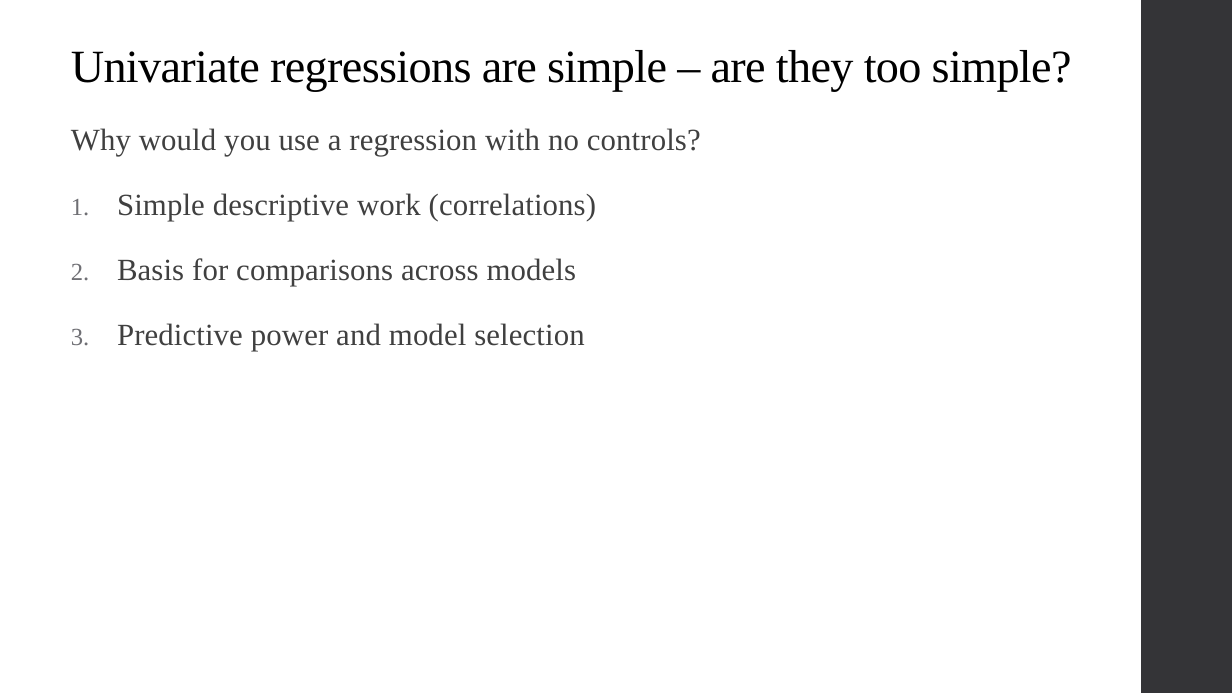
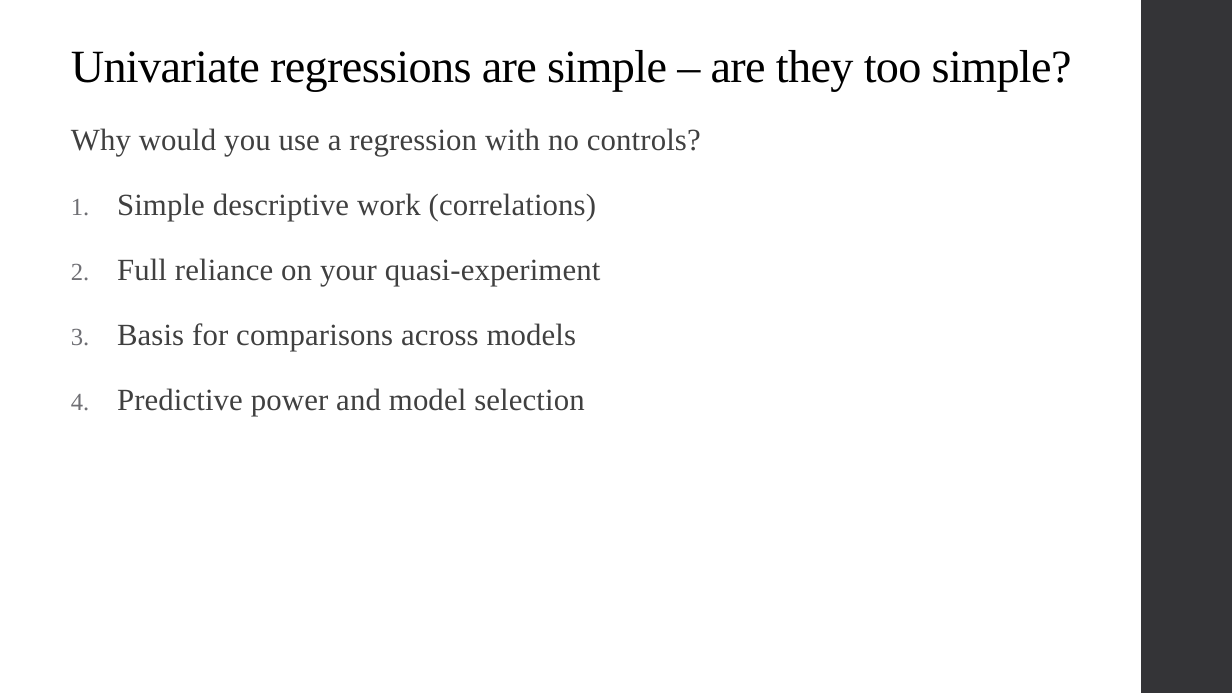
Before and after one commit to alex-hoagland/HAD5744, a slide deck: slide 43 of Lecture02_UnivariateOLS/Lecture2_OLS.pptx. Drawn at 1232x693 pixels with LibreOffice and Linux fonts; fonts in the diff are those of the drawing. Boxes give left, top, right and bottom in pixels: in the first picture for what was removed or moved away, otherwise in the second. Text is boxed around its words. In the diff, an @@ line names an element or a change of style, - is before the commit and + after.

```diff
--- a/Lecture02_UnivariateOLS/Lecture2_OLS.pptx
+++ b/Lecture02_UnivariateOLS/Lecture2_OLS.pptx
@@ text at (117, 258, 601, 286): paragraph added @@
+2. Full reliance on your quasi-experiment
```
Also in this commit, not shown: 9 other slides changed, 5 slides added, 1 slide removed.
